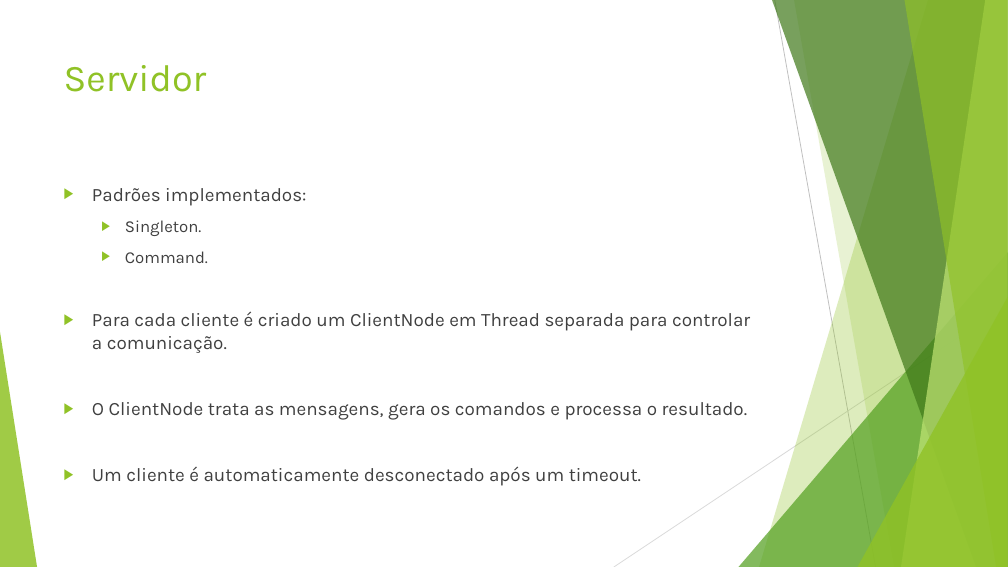
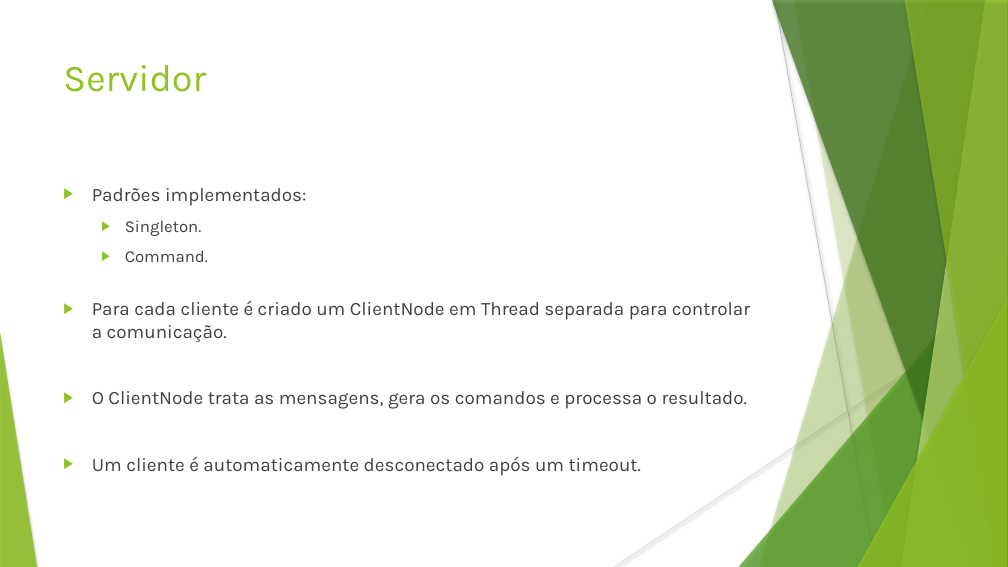
Before and after one commit to JefiPNZ/ChatIO-projeto, a slide deck: slide 4 of Slides.pptx. Drawn at 1008x567 pixels with LibreOffice and Linux fonts; fonts in the diff are those of the drawing. Boxes give left, top, right and bottom in pixels: in the first picture for what was removed or moved away, otherwise in the second. Text is boxed around its words. In the diff, an @@ line names an element or a change of style, - is before the commit and + after.

```diff
--- a/Slides.pptx
+++ b/Slides.pptx
@@ line (775, 0) - (876, 567): stroke #BFBFBF 0.75 pt to #BFBFBF 0.74 pt @@
@@ freeform shape at [794, 0, 1008, 567]: shadow on; outline redrawn @@
@@ text at [92, 188, 750, 476]: indent changed @@
@@ shadow on in 6 elements at [759, 0, 1008, 567], [739, 252, 1008, 567], [772, 0, 1008, 567], [901, 0, 1008, 567], [904, 0, 1008, 567], [858, 297, 1008, 567] @@
@@ line (1008, 305) - (614, 567): stroke #D9D9D9 0.75 pt to #D9D9D9 0.74 pt @@
```
Also in this commit, not shown: 6 other slides changed.
